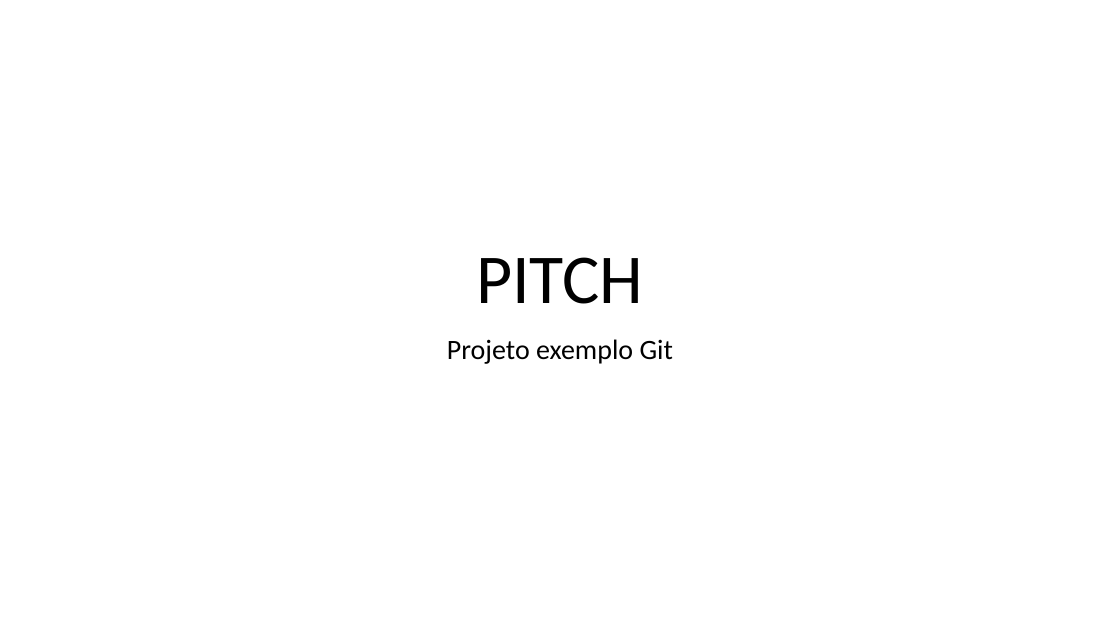
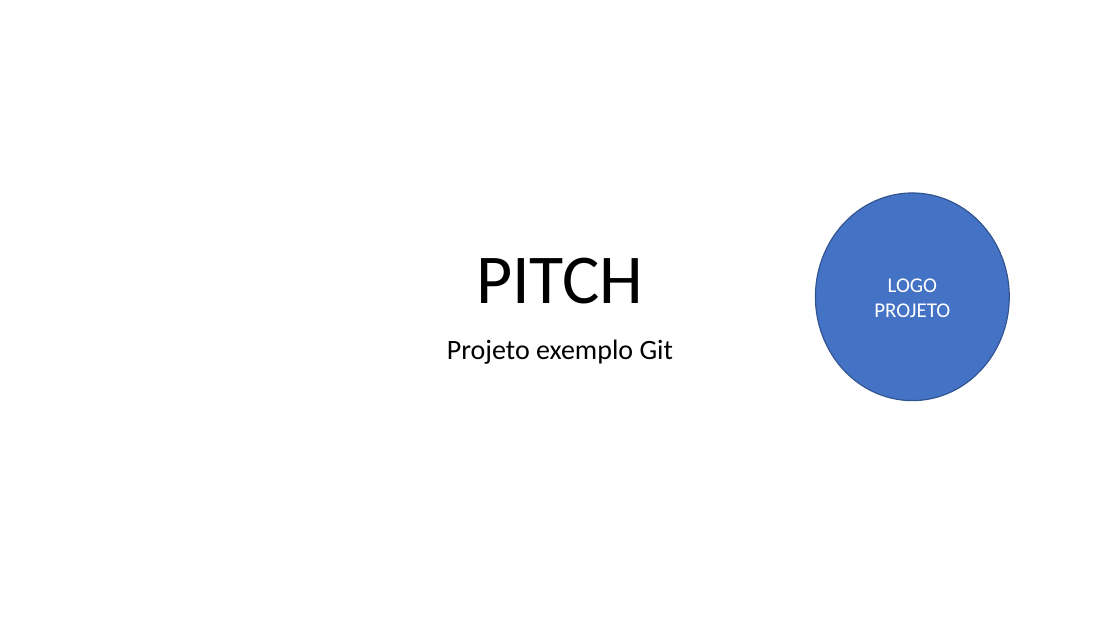
Before and after one commit to Souza11/3SIT-Exemplo-Git-2024, a slide deck: slide 1 of PastaDocumentos/PITCH.pptx. Drawn at 1120x630 pixels with LibreOffice and Linux fonts; fonts in the diff are those of the drawing. Boxes give left, top, right and bottom in pixels: in the first picture for what was removed or moved away, otherwise in the second. Text is boxed around its words. In the diff, an @@ line names an element or a change of style, - is before the commit and + after.

Commit message:
2a versão Pitch logo adicionado

```diff
--- a/PastaDocumentos/PITCH.pptx
+++ b/PastaDocumentos/PITCH.pptx
@@ ellipse added at box(816, 193, 1010, 401), fill #4472C4, outline #325491 1 pt, 18 pt, text #FFFFFF @@
+LOGO PROJETO
```
